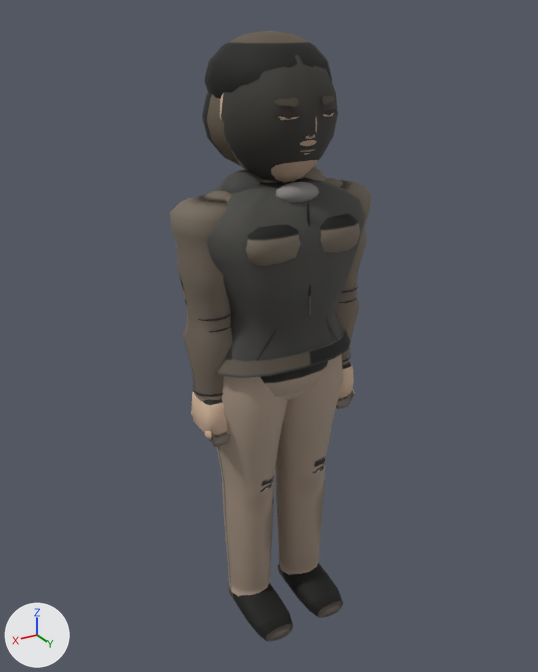
One commit to the glTF model assets/roster/models/wonyong_a.glb: the scene before it, then after it.
Camera for both pictures: a camera (50 mm lens) standing at (1.148, 1.874, 1.951) and looking at (0.008, -0.027, 1.001). The lights are fixed; the arrows at lower left show +X, +Y and +Z. The picture after the commit comes second. Vertices at exactly the same position are counted once.

The first picture shows 'Body'.
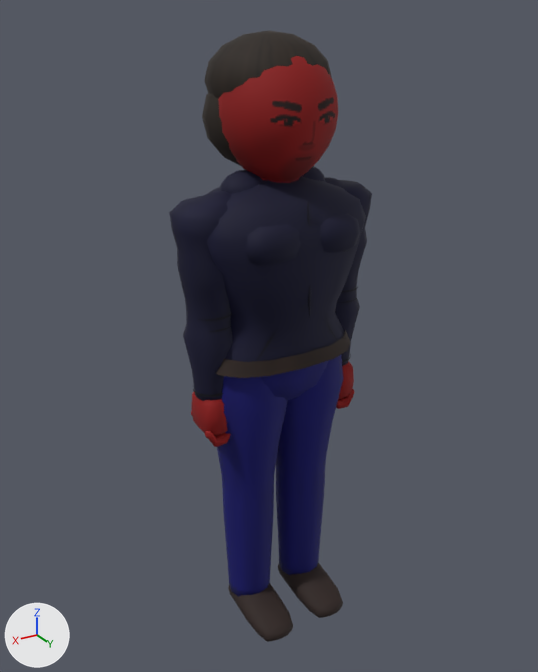
What differs and where, as boxes (x1, y1, x2, y2) in the pictures (538 x 672 px; the box of a moved part takes in the faces that stretch with it):
part 1 of me_mesh_0, deleted
    before: (273, 96, 337, 202)
part 2 of me_mesh_0, moved or reshaped
    before: (220, 55, 338, 183)
    after: (218, 56, 338, 183)
part 3 of me_mesh_0, recoloured (darker)
    both: (169, 30, 372, 642)

What the commit changed:
me_mesh_0 is used by ob_body; location (0.0, 0.0, 0.0).
me_mesh_0 had 4310 vertices, 7796 faces and spanned x -0.34..0.34, y -0.22..0.23, z -0.03..1.91.
me_mesh_0 now has 3554 vertices, 6600 faces and spans x -0.34..0.34, y -0.22..0.23, z -0.03..1.91.
me_mesh_0 part 1: 17 loose pieces with 795 vertices, spanning x -0.1..0.1, y 0.08..0.18, z 1.46..1.76, are deleted.
me_mesh_0 part 2: 55 vertices moved from x -0.13..0.12, y -0.14..0.17, z 1.49..1.74 to x -0.09..0.09, y -0.11..0.17, z 1.49..1.74; 333 vertices removed from x -0.17..0.17, y -0.17..0.17, z 1.5..1.88; 372 vertices added at x -0.17..0.18, y -0.17..0.17, z 1.47..1.88.
me_mesh_0 part 3: 5785 kept faces spanning x -0.34..0.34, y -0.22..0.23, z -0.03..1.91 get new vertex colours.
Other edits to the shape of me_mesh_0 do not show in these pictures.
